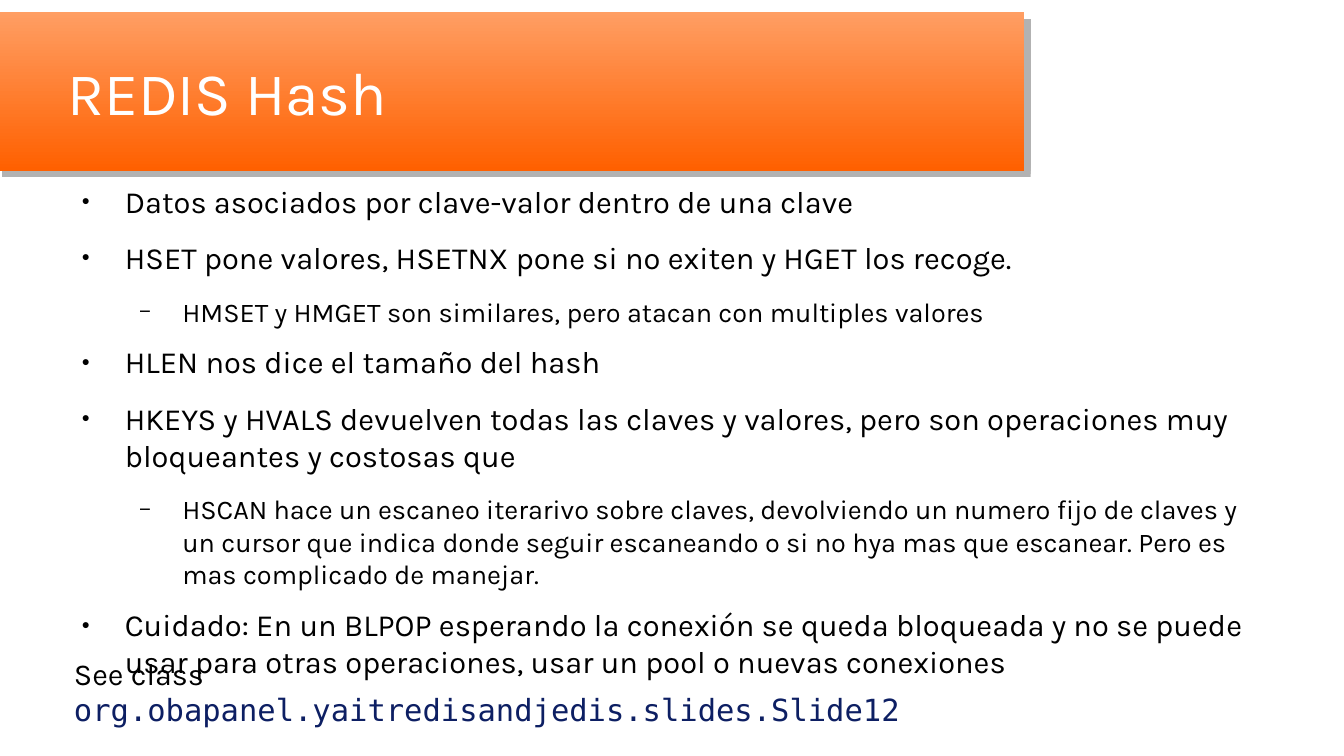
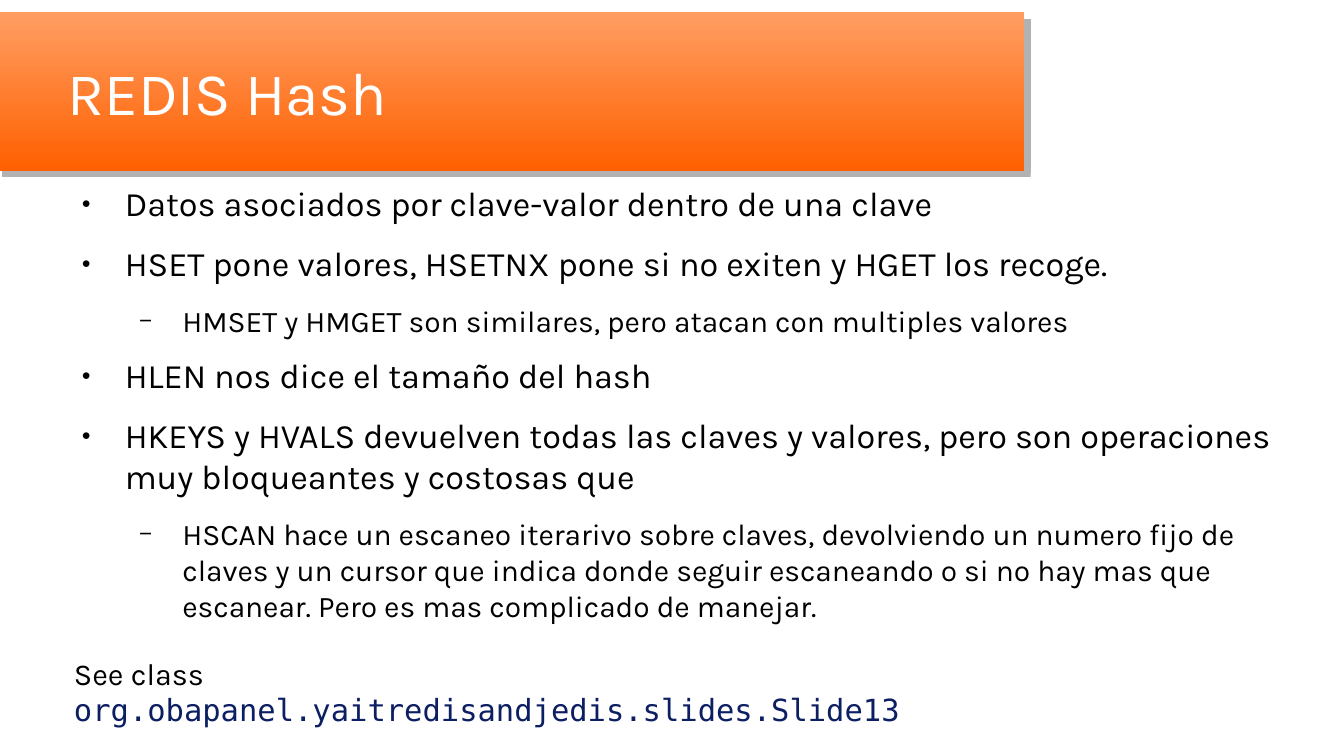
Before and after one commit to oscar-besga-panel/YaitRedisAndJedis, a slide deck: slide 13 of YaitRedisJedis_es.odp (slide 12 before the commit). Drawn at 1344x756 pixels with LibreOffice and Linux fonts; fonts in the diff are those of the drawing; background and template pictures are left out. Boxes give left, top, right and bottom in pixels: in the first picture for what was removed or moved away, otherwise in the second. Text is boxed around its words. In the diff, an @@ line names an element or a change of style, - is before the commit and + after.

```diff
--- a/YaitRedisJedis_es.odp
+++ b/YaitRedisJedis_es.odp
@@ text at [125,192,1270,498]: size 18.2 to 20.1 pt in "Datos asociados por clave-valor dentro de una ...", "HSET pone valores, HSETNX pone si no ...", "HLEN nos dice el tamaño del hash", "HKEYS y HVALS devuelven todas las claves ..."; size 16 to 17.7 pt in "HMSET y HMGET son similares, pero atacan ..." @@
@@ text at [182,524,1234,625]: text changed; size 16 to 17.7 pt @@
-  − HSCAN hace un escaneo iterarivo sobre claves, devolviendo un numero fijo de claves y un cursor que indica donde seguir escaneando o si no hya mas que escanear. Pero es mas complicado de manejar.
-● Cuidado: En un BLPOP esperando la conexión se queda bloqueada y no se puede usar para otras operaciones, usar un pool o nuevas conexiones
+  − HSCAN hace un escaneo iterarivo sobre claves, devolviendo un numero fijo de claves y un cursor que indica donde seguir escaneando o si no hay mas que escanear. Pero es mas complicado de manejar.
@@ text at [74,664,900,728]: text changed @@
-See class org.obapanel.yaitredisandjedis.slides.Slide12
+See class org.obapanel.yaitredisandjedis.slides.Slide13
```
Also in this commit, not shown: 18 other slides changed, 2 slides added, 16 other files.
